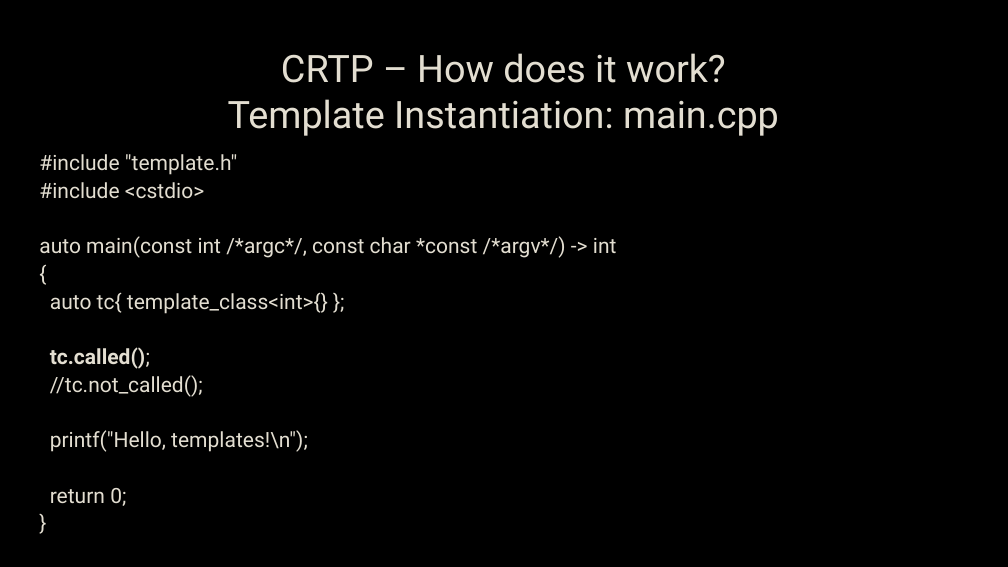
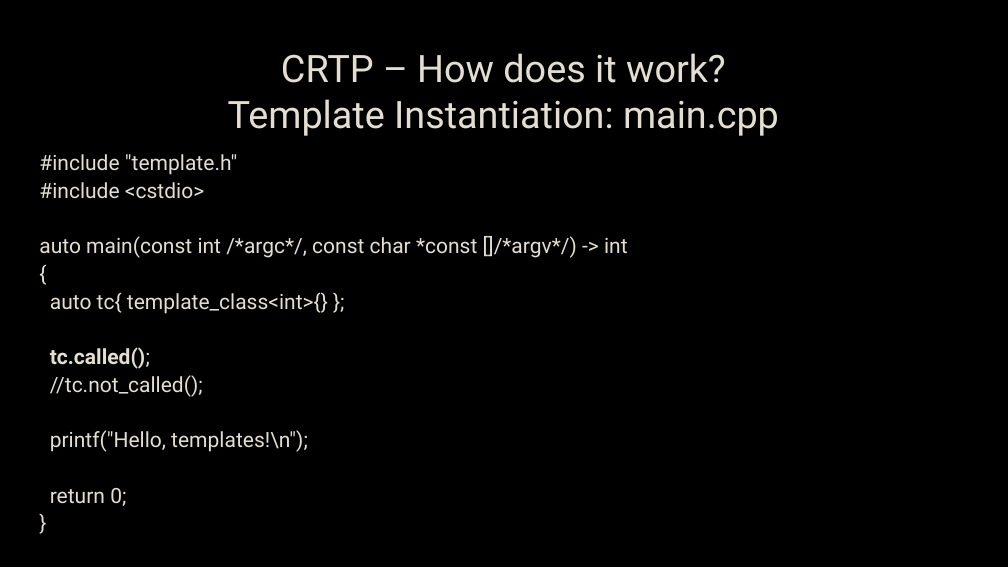
Before and after one commit to capsocrates/crtp-meetup-talk, a slide deck: slide 6 of CRTP.pptx. Drawn at 1008x567 pixels with LibreOffice and Linux fonts; fonts in the diff are those of the drawing; background and template pictures are left out. Boxes give left, top, right and bottom in pixels: in the first picture for what was removed or moved away, otherwise in the second. Text is boxed around its words. In the diff, an @@ line names an element or a change of style, - is before the commit and + after.

```diff
--- a/CRTP.pptx
+++ b/CRTP.pptx
@@ text at box(39, 236, 628, 258): text changed @@
-auto main(const int /*argc*/, const char *const /*argv*/) -> int
+auto main(const int /*argc*/, const char *const []/*argv*/) -> int
```
Also in this commit, not shown: 2 other slides changed, 2 slides added, 5 other files.
